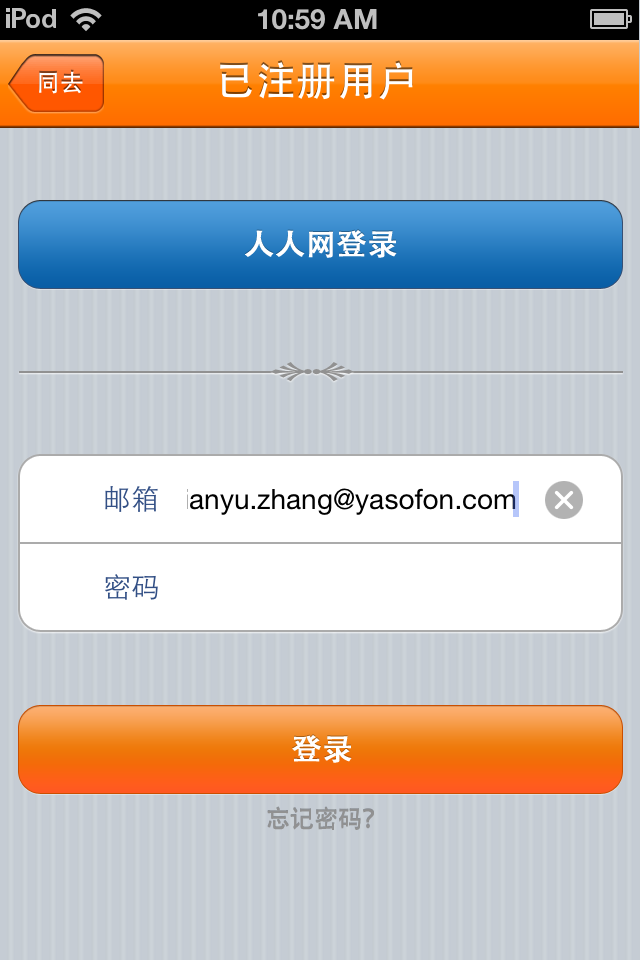
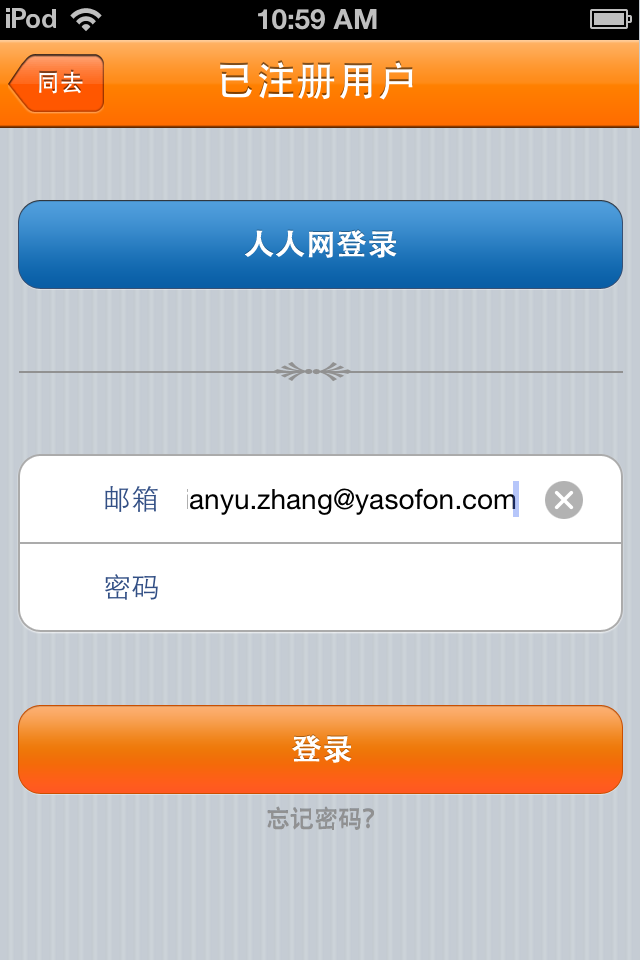
Layers edited between the first and the second 640 x 960 image:
added layer "形状 4 副本" in group "分割线" over (272, 362, 313, 381)
added layer "形状 4" in group "分割线" over (312, 362, 353, 382)
hid "形状 8 副本 2" over (312, 362, 354, 382)
hid "形状 8 副本" over (270, 362, 312, 382)
